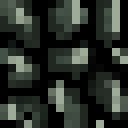
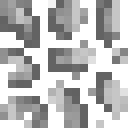
Two versions of the same layered image (128px x 128px). Layer-by-layer changes:
painted on "Layer 2" over [0, 0, 128, 128]
